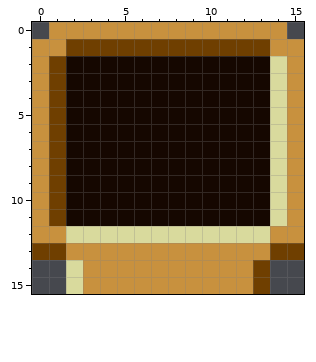
Edited in one commit: pixel-art sprite (data/base/gfx/game/sheet/object/item/game/simon.png). This is how it looked before the edit.
The file is 16x16 pixels.
The result:
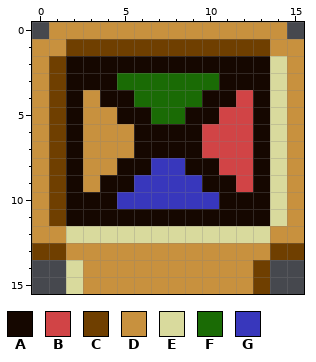
Palette (. is transparent): A #150700  B #d14446  C #6f3f00  D #c8913e  E #d9da9d  F #1a6b05  G #3837bc
Difference:
@@ x 0..15 @@
  2 DCAAAAAAAAAAAAED
- 3 DCAAAAAAAAAAAAED
- 4 DCAAAAAAAAAAAAED
- 5 DCAAAAAAAAAAAAED
- 6 DCAAAAAAAAAAAAED
- 7 DCAAAAAAAAAAAAED
- 8 DCAAAAAAAAAAAAED
- 9 DCAAAAAAAAAAAAED
-10 DCAAAAAAAAAAAAED
+ 3 DCAAAFFFFFFAAAED
+ 4 DCADAAFFFFAABAED
+ 5 DCADDAAFFAABBAED
+ 6 DCADDDAAAABBBAED
+ 7 DCADDDAAAABBBAED
+ 8 DCADDAAGGAABBAED
+ 9 DCADAAGGGGAABAED
+10 DCAAAGGGGGGAAAED
 11 DCAAAAAAAAAAAAED
